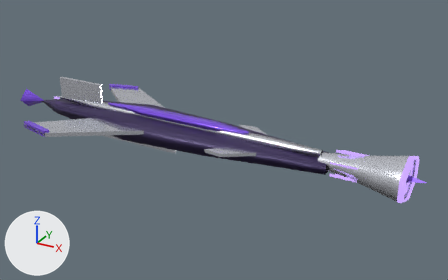
An edit to the glTF model docs/concept-art/models/clarion-hadron.glb, drawn before and after from the same camera.
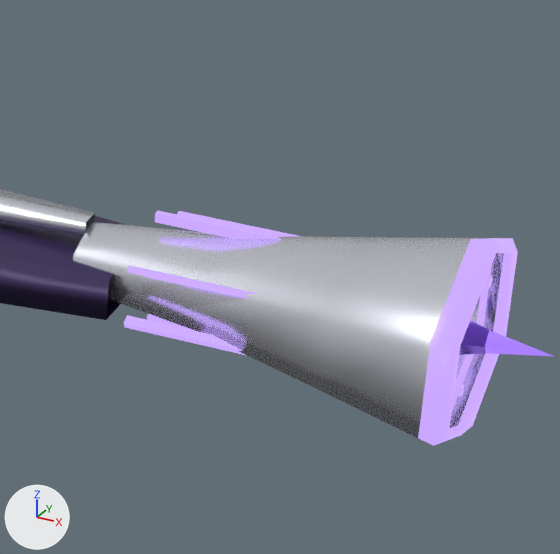
Each version is shown whole from a 50 mm camera at (58.8, -96.4, 48.4) aimed at (4.6, 2.1, -0.9), then close up on the part from 67% to 96% of the width and 36% to 82% of the height. The axes (+X, +Y, +Z) are drawn at lower left. The lights are the same throughout. The first two pictures are the older version. Where no turn or scale is listed for an object, it has been applied to the vertices.

Names of what the first close-up shows: 'array_horn', 'array_lip', 'blade_hull', 'blade_spine', 'emitter_core', 'emitter_crystal', 'horn_seam_0', 'horn_seam_1', 'horn_seam_4', 'horn_seam_5' and 1 more.
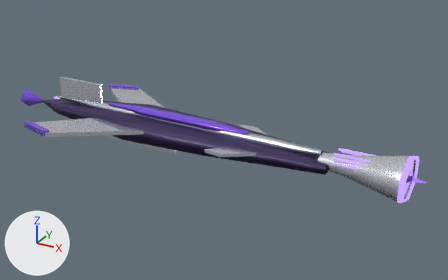
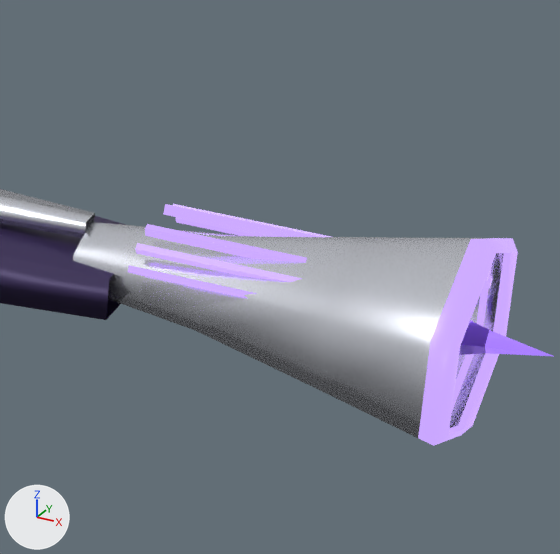
The change, as a list of edits to the scene's bpy script:
```text
Change ob_horn_seam_1:
    ob_horn_seam_1.location: (38.0, 0.0, 3.12) -> (38.0, -1.231, 2.968)
    ob_horn_seam_1.rotation_euler: (0.0, 0.0, 0.0) -> (0.349, 0.0, 0.0)  # degrees (0, 0, 0) -> degrees (20, 0, 0)
Change ob_horn_seam_3:
    ob_horn_seam_3.location: (38.0, 3.118, -0.66) -> (38.0, 2.314, 2.53)
Change ob_horn_seam_4:
    ob_horn_seam_4.location: (38.0, 0.0, -1.92) -> (38.0, 1.231, 2.968)
Change ob_horn_seam_5:
    ob_horn_seam_5.location: (38.0, -3.118, -0.66) -> (38.0, -2.314, 2.53)
    ob_horn_seam_5.rotation_euler: (2.094, 0.0, 0.0) -> (0.698, 0.0, 0.0)  # degrees (120, 0, 0) -> degrees (40, 0, 0)
```

Where the change shows, as pixel boxes (x1, y1, x2, y2) in the close-ups (560 x 554 px):
'horn_seam_1', moved, turned: before (155, 211, 282, 240); after (145, 224, 307, 263)
'horn_seam_5', moved, turned: before (124, 315, 245, 355); after (135, 243, 302, 282)
'horn_seam_4', moved: before (147, 314, 464, 397); after (163, 204, 322, 237)
'horn_seam_3', moved (not visible before): after (173, 204, 490, 281)
